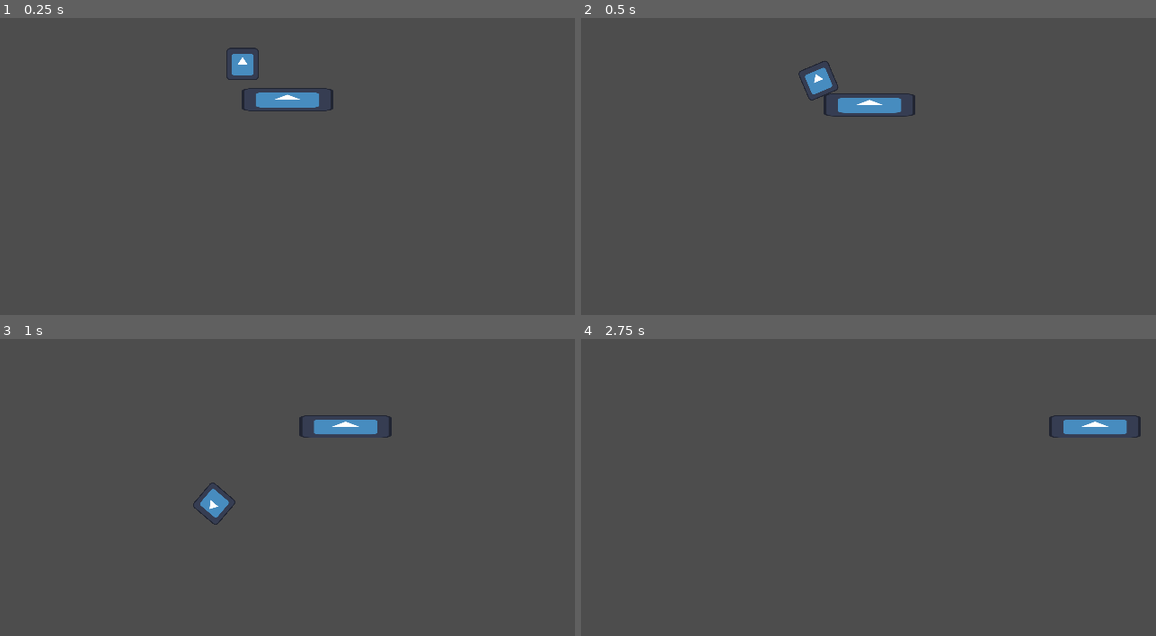
Above: before the commit, frames 1-4 (two rows, left to right).
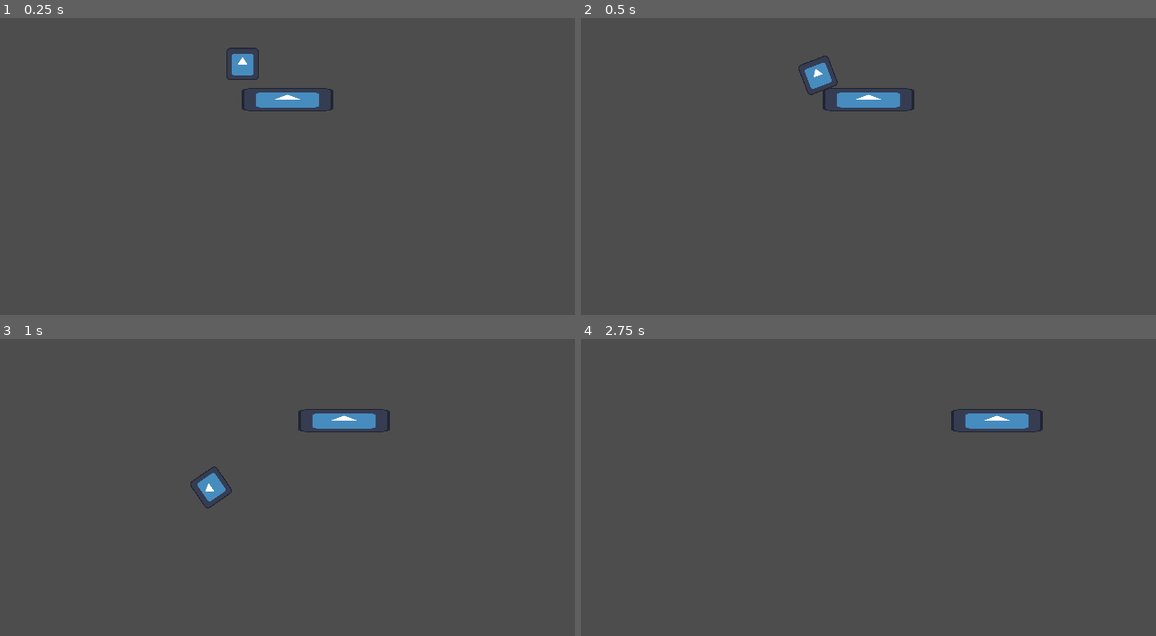
Above: after the commit, the same moments.

Repository: Aperaine/Rigged-Basketball
Game: Godot game, scene res://scenes/game.tscn
The game is run twice, just before and just after one commit, with the same random seed, the same clock (stepped at 60 frames per second) and the same inputs. The engine's default icon, where the game draws it, is replaced by a stand-in: a white triangle on a blue panel in a dark square.
Inputs:
- Up to frame 1 (0.25 s): no input
- Up to frame 2 (0.5 s): no input
- Up to frame 3 (1 s): tap Enter at 0.5 s; hold Right (moveRight) from 0.53 s (still down)
- Up to frame 4 (2.75 s): release Right (moveRight) at 1.28 s; hold Left (moveLeft) 1.28-2.03 s; hold Right (moveRight) from 2.03 s (still down)

Frame 1 is identical in both runs. In frame 2, 1.0% of the frame differs, in the area x 37-59%, y 12-34%; in frame 3, 1.2%; in frame 4, 1.4%, in the area x 64-98%, y 23-34%.

Commit message:
Reworked hoop movement
Changed the hoop to a staticbody instead of a characterbody
Updated movement, now works reguardless of fps

Diff:
--- a/riggedBasketball/scenes/hoop.tscn
+++ b/riggedBasketball/scenes/hoop.tscn
@@ -10,7 +10,7 @@
 radius = 4.0
 height = 24.0
 
-[node name="Hoop" type="CharacterBody2D"]
+[node name="Hoop" type="StaticBody2D"]
 script = ExtResource("1_8ufma")
 
 [node name="Sprite2D" type="Sprite2D" parent="."]
--- a/riggedBasketball/scripts/hoop.gd
+++ b/riggedBasketball/scripts/hoop.gd
@@ -1,22 +1,26 @@
-extends CharacterBody2D
+extends StaticBody2D
 
-@export var moveSpeed:float = 300
-var moveAcceleration:float = 600
+@export var maxSpeed:int = 500
+var activeSpeed:float = 0
+@export var moveAcceleration:float = 10
 
 @export var maxPositionX = 588
 @export var minPositionX = 52
 
-func _physics_process(delta: float) -> void:
+func _process(delta: float) -> void:
 	move(delta)
 
 
 func move(delta:float):
 	var movement = Input.get_axis("moveLeft","moveRight")
-	velocity.x = move_toward(velocity.x, movement * moveSpeed, moveAcceleration * delta)
+	activeSpeed = move_toward(activeSpeed, movement * maxSpeed, moveAcceleration)
+
+	position.x += activeSpeed * delta
+	print (activeSpeed)
 
 	if position.x >= maxPositionX:
 		position.x = maxPositionX
+		activeSpeed = 0
 	elif position.x <= minPositionX:
 		position.x = minPositionX
-
-	move_and_slide()
+		activeSpeed = 0
